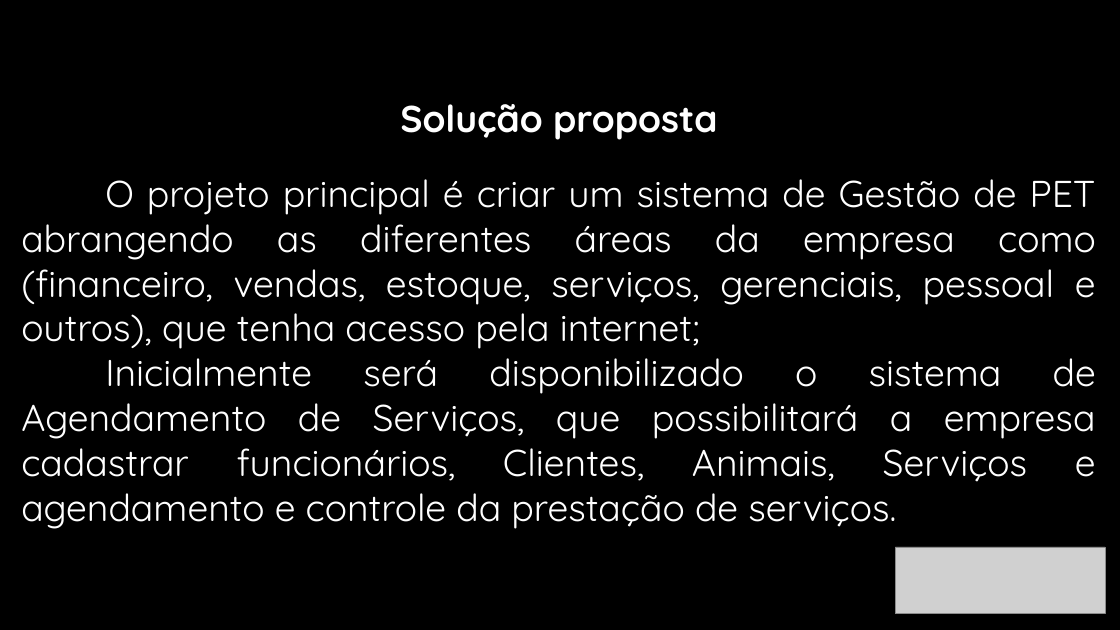
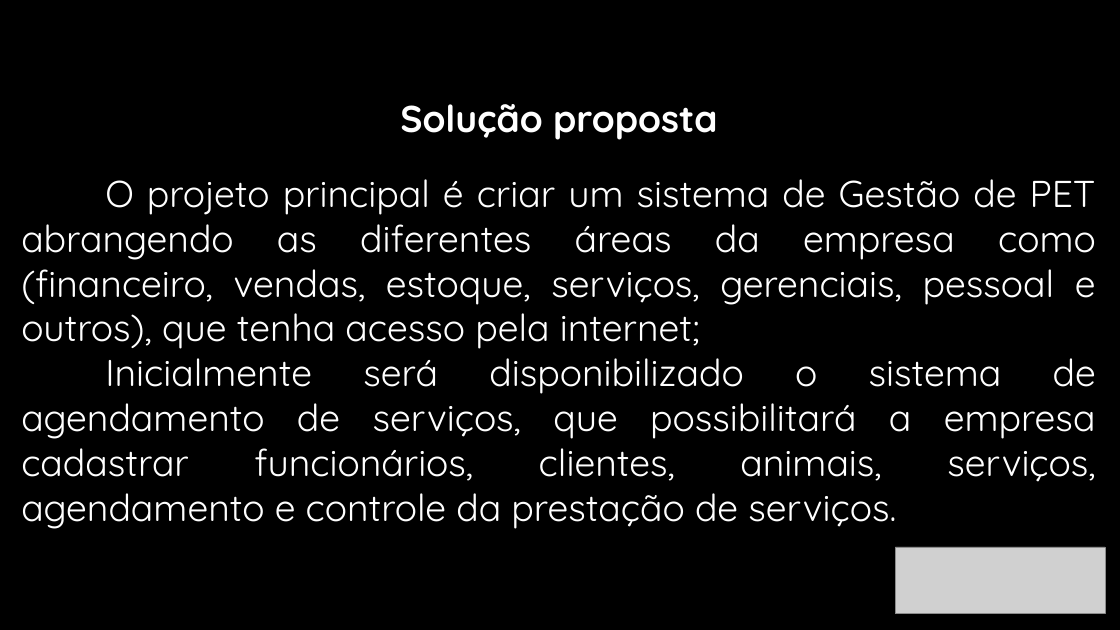
Before and after one commit to railsonsousa10/TesteDeSistema, a slide deck: slide 4 of Gestão Pet Shop.pptx. Drawn at 1120x630 pixels with LibreOffice and Linux fonts; fonts in the diff are those of the drawing; grey boxes stand for pictures; background and template pictures are left out. Boxes give left, top, right and bottom in pixels: in the first picture for what was removed or moved away, otherwise in the second. Text is boxed around its words. In the diff, an @@ line names an element or a change of style, - is before the commit and + after.

```diff
--- a/Gestão Pet Shop.pptx
+++ b/Gestão Pet Shop.pptx
@@ text at [21,348,1096,529]: text changed @@
-Inicialmente será disponibilizado o sistema de Agendamento de Serviços, que possibilitará a empresa cadastrar funcionários, Clientes, Animais, Serviços e agendamento e controle da prestação de serviços.
+Inicialmente será disponibilizado o sistema de agendamento de serviços, que possibilitará a empresa cadastrar funcionários, clientes, animais, serviços, agendamento e controle da prestação de serviços.
```
Also in this commit, not shown: 2 other slides changed, 1 other file.
